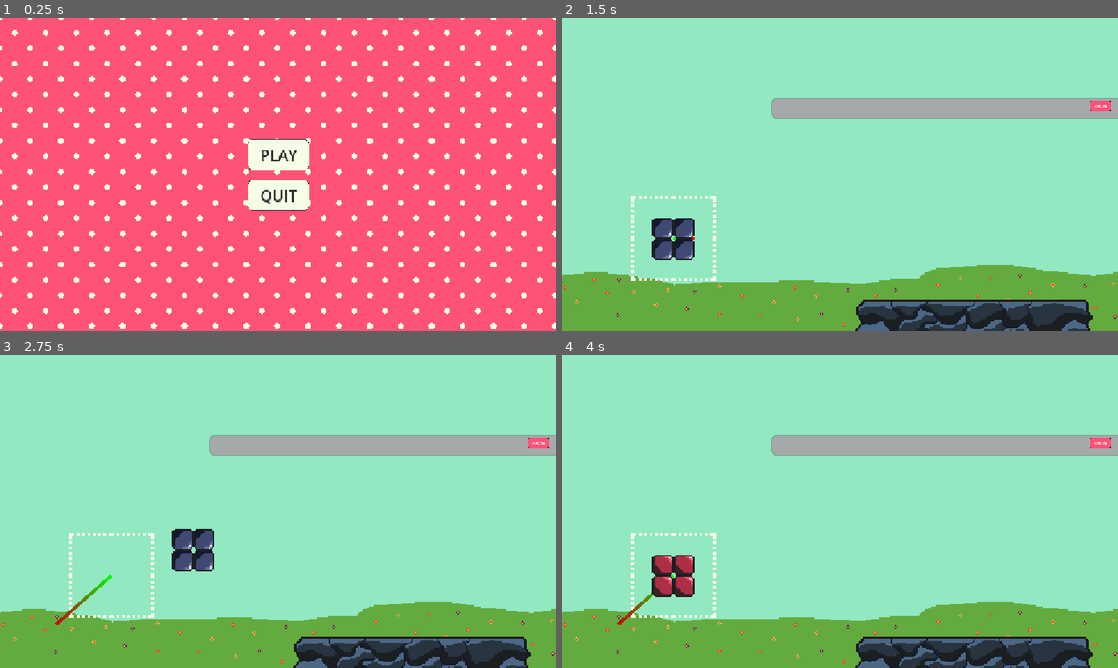
Above: before the commit, frames 1-4 (two rows, left to right).
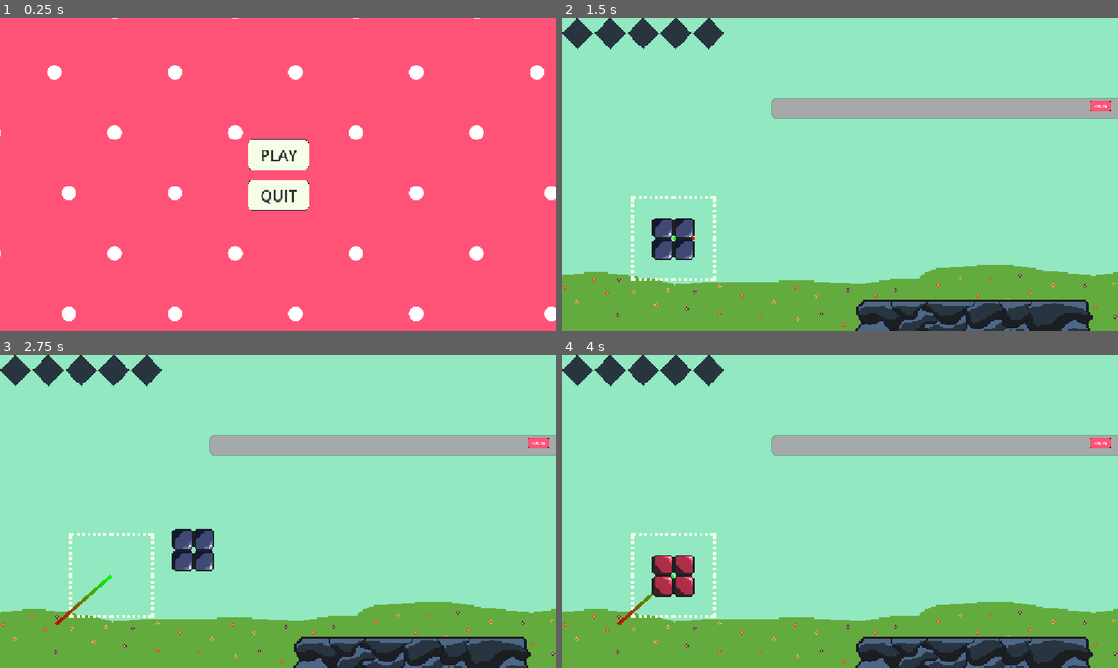
Above: after the commit, the same moments.

Repository: tylergreg95/godot-wild-jam-99
Game: Godot game, scene res://StartMenu/start_menu.tscn
Same seed, same stepped clock (60 frames per second), same inputs: the game is played once before the commit and once after it.
Inputs (mouse positions are in pixels of both pictures, inside the frame that each line leads up to):
- Up to frame 1 (0.25 s): no input
- Up to frame 2 (1.5 s): click "PLAY" at 0.5 s; tap Enter at 1.25 s; move the mouse to (673, 240) at 1.27 s; press the mouse at (673, 240) at 1.28 s; hold D (rotate_right) from 1.28 s (still down)
- Up to frame 3 (2.75 s): tap Space at 2 s; move the mouse to (166, 527) at 2.02 s; release D (rotate_right) at 2.03 s; release the mouse at (166, 527) at 2.03 s; hold A (rotate_left) from 2.03 s (still down); click (166, 527) at 2.1 s
- Up to frame 4 (4 s): move the mouse to (895, 442) at 2.77 s; release A (rotate_left) at 2.78 s; press the mouse at (895, 442) at 2.78 s; hold D (rotate_right) from 2.78 s (still down); move the mouse to (812, 574) at 3.52 s; release the mouse at (812, 574) at 3.53 s; click (812, 574) at 3.6 s

The runs differ from the first frame. In frame 1, 7.4% of the frame differs, in the area x 0-100%, y 0-100%; in frame 2, 1.4%; in frame 3, 1.4%; in frame 4, 1.4%.

Commit message:
scrolling background for start menu

Diff:
--- /dev/null
+++ b/Art/dotted_ui.svg
@@ -0,0 +1,127 @@
+<?xml version="1.0" encoding="UTF-8" standalone="no"?>
+<!DOCTYPE svg PUBLIC "-//W3C//DTD SVG 1.1//EN" "http://www.w3.org/Graphics/SVG/1.1/DTD/svg11.dtd">
+<svg width="100%" height="100%" viewBox="0 0 1000 1000" version="1.1" xmlns="http://www.w3.org/2000/svg" xmlns:xlink="http://www.w3.org/1999/xlink" xml:space="preserve" xmlns:serif="http://www.serif.com/" style="fill-rule:evenodd;clip-rule:evenodd;stroke-linejoin:round;stroke-miterlimit:2;">
+    <g transform="matrix(0.110758,0,0,0.110236,478.175,480.047)">
+        <ellipse cx="197.047" cy="181.001" rx="135.43" ry="136.072" style="fill:white;"/>
+    </g>
+    <g transform="matrix(0.110758,0,0,0.110236,478.175,230.047)">
+        <ellipse cx="197.047" cy="181.001" rx="135.43" ry="136.072" style="fill:white;"/>
+    </g>
+    <g transform="matrix(0.110758,0,0,0.110236,478.175,760.047)">
+        <ellipse cx="197.047" cy="181.001" rx="135.43" ry="136.072" style="fill:white;"/>
+    </g>
+    <g transform="matrix(0.110758,0,0,0.110236,853.175,855.047)">
+        <ellipse cx="197.047" cy="181.001" rx="135.43" ry="136.072" style="fill:white;"/>
+    </g>
+    <g transform="matrix(0.110758,0,0,0.110236,853.175,105.047)">
+        <ellipse cx="197.047" cy="181.001" rx="135.43" ry="136.072" style="fill:white;"/>
+    </g>
+    <g transform="matrix(0.110758,0,0,0.110236,853.175,355.047)">
+        <ellipse cx="197.047" cy="181.001" rx="135.43" ry="136.072" style="fill:white;"/>
+    </g>
+    <g transform="matrix(0.110758,0,0,0.110236,133.175,355.047)">
+        <ellipse cx="197.047" cy="181.001" rx="135.43" ry="136.072" style="fill:white;"/>
+    </g>
+    <g transform="matrix(0.110758,0,0,0.110236,853.175,605.047)">
+        <ellipse cx="197.047" cy="181.001" rx="135.43" ry="136.072" style="fill:white;"/>
+    </g>
+    <g transform="matrix(0.110758,0,0,0.110236,133.175,605.047)">
+        <ellipse cx="197.047" cy="181.001" rx="135.43" ry="136.072" style="fill:white;"/>
+    </g>
+    <g transform="matrix(0.110758,0,0,0.110236,103.175,105.047)">
+        <ellipse cx="197.047" cy="181.001" rx="135.43" ry="136.072" style="fill:white;"/>
+    </g>
+    <g transform="matrix(0.110758,0,0,0.110236,353.175,105.047)">
+        <ellipse cx="197.047" cy="181.001" rx="135.43" ry="136.072" style="fill:white;"/>
+    </g>
+    <g transform="matrix(0.110758,0,0,0.110236,353.175,885.047)">
+        <ellipse cx="197.047" cy="181.001" rx="135.43" ry="136.072" style="fill:white;"/>
+    </g>
+    <g transform="matrix(0.110758,0,0,0.110236,103.175,855.047)">
+        <ellipse cx="197.047" cy="181.001" rx="135.43" ry="136.072" style="fill:white;"/>
+    </g>
+    <g transform="matrix(0.110758,0,0,0.110236,603.175,355.047)">
+        <ellipse cx="197.047" cy="181.001" rx="135.43" ry="136.072" style="fill:white;"/>
+    </g>
+    <g transform="matrix(0.110758,0,0,0.110236,603.175,105.047)">
+        <ellipse cx="197.047" cy="181.001" rx="135.43" ry="136.072" style="fill:white;"/>
+    </g>
+    <g transform="matrix(0.110758,0,0,0.110236,603.175,885.047)">
+        <ellipse cx="197.047" cy="181.001" rx="135.43" ry="136.072" style="fill:white;"/>
+    </g>
+    <g transform="matrix(0.110758,0,0,0.110236,353.175,355.047)">
+        <ellipse cx="197.047" cy="181.001" rx="135.43" ry="136.072" style="fill:white;"/>
+    </g>
+    <g transform="matrix(0.110758,0,0,0.110236,353.175,605.047)">
+        <ellipse cx="197.047" cy="181.001" rx="135.43" ry="136.072" style="fill:white;"/>
+    </g>
+    <g transform="matrix(0.110758,0,0,0.110236,603.175,605.047)">
+        <ellipse cx="197.047" cy="181.001" rx="135.43" ry="136.072" style="fill:white;"/>
+    </g>
+    <g transform="matrix(0.110758,0,0,0.110236,728.175,230.047)">
+        <ellipse cx="197.047" cy="181.001" rx="135.43" ry="136.072" style="fill:white;"/>
+    </g>
+    <g transform="matrix(0.110758,0,0,0.110236,728.175,480.047)">
+        <ellipse cx="197.047" cy="181.001" rx="135.43" ry="136.072" style="fill:white;"/>
+    </g>
+    <g transform="matrix(0.110758,0,0,0.110236,728.175,-19.9528)">
+        <ellipse cx="197.047" cy="181.001" rx="135.43" ry="136.072" style="fill:white;"/>
+    </g>
+    <g transform="matrix(0.110758,0,0,0.110236,728.175,980.047)">
+        <ellipse cx="197.047" cy="181.001" rx="135.43" ry="136.072" style="fill:white;"/>
+    </g>
+    <g transform="matrix(0.110758,0,0,0.110236,728.175,730.047)">
+        <ellipse cx="197.047" cy="181.001" rx="135.43" ry="136.072" style="fill:white;"/>
+    </g>
+    <g transform="matrix(0.110758,0,0,0.110236,228.175,230.047)">
+        <ellipse cx="197.047" cy="181.001" rx="135.43" ry="136.072" style="fill:white;"/>
+    </g>
+    <g transform="matrix(0.110758,0,0,0.110236,228.175,480.047)">
+        <ellipse cx="197.047" cy="181.001" rx="135.43" ry="136.072" style="fill:white;"/>
+    </g>
+    <g transform="matrix(0.110758,0,0,0.110236,-21.8246,230.047)">
+        <ellipse cx="197.047" cy="181.001" rx="135.43" ry="136.072" style="fill:white;"/>
+    </g>
+    <g transform="matrix(0.110758,0,0,0.110236,978.175,230.047)">
+        <ellipse cx="197.047" cy="181.001" rx="135.43" ry="136.072" style="fill:white;"/>
+    </g>
+    <g transform="matrix(0.110758,0,0,0.110236,-21.8246,730.047)">
+        <ellipse cx="197.047" cy="181.001" rx="135.43" ry="136.072" style="fill:white;"/>
+    </g>
+    <g transform="matrix(0.110758,0,0,0.110236,978.175,730.047)">
+        <ellipse cx="197.047" cy="181.001" rx="135.43" ry="136.072" style="fill:white;"/>
+    </g>
+    <g transform="matrix(0.110758,0,0,0.110236,228.175,-19.9528)">
+        <ellipse cx="197.047" cy="181.001" rx="135.43" ry="136.072" style="fill:white;"/>
+    </g>
+    <g transform="matrix(0.110758,0,0,0.110236,228.175,980.047)">
+        <ellipse cx="197.047" cy="181.001" rx="135.43" ry="136.072" style="fill:white;"/>
+    </g>
+    <g transform="matrix(0.110758,0,0,0.110236,228.175,730.047)">
+        <ellipse cx="197.047" cy="181.001" rx="135.43" ry="136.072" style="fill:white;"/>
+    </g>
+    <g transform="matrix(0.110758,0,0,0.110236,-21.8246,480.047)">
+        <ellipse cx="197.047" cy="181.001" rx="135.43" ry="136.072" style="fill:white;"/>
+    </g>
+    <g transform="matrix(0.110758,0,0,0.110236,978.175,480.047)">
+        <ellipse cx="197.047" cy="181.001" rx="135.43" ry="136.072" style="fill:white;"/>
+    </g>
+    <g transform="matrix(0.110758,0,0,0.110236,478.175,-19.9528)">
+        <ellipse cx="197.047" cy="181.001" rx="135.43" ry="136.072" style="fill:white;"/>
+    </g>
+    <g transform="matrix(0.110758,0,0,0.110236,478.175,980.047)">
+        <ellipse cx="197.047" cy="181.001" rx="135.43" ry="136.072" style="fill:white;"/>
+    </g>
+    <g transform="matrix(0.110758,0,0,0.110236,-21.8246,-19.9528)">
+        <ellipse cx="197.047" cy="181.001" rx="135.43" ry="136.072" style="fill:white;"/>
+    </g>
+    <g transform="matrix(0.110758,0,0,0.110236,-21.8246,980.047)">
+        <ellipse cx="197.047" cy="181.001" rx="135.43" ry="136.072" style="fill:white;"/>
+    </g>
+    <g transform="matrix(0.110758,0,0,0.110236,978.175,-19.9528)">
+        <ellipse cx="197.047" cy="181.001" rx="135.43" ry="136.072" style="fill:white;"/>
+    </g>
+    <g transform="matrix(0.110758,0,0,0.110236,978.175,980.047)">
+        <ellipse cx="197.047" cy="181.001" rx="135.43" ry="136.072" style="fill:white;"/>
+    </g>
+</svg>
--- a/Level/level.tscn
+++ b/Level/level.tscn
@@ -6,6 +6,7 @@
 [ext_resource type="PackedScene" uid="uid://djyks8aglmfmk" path="res://TowerPieces/piece_spawner.tscn" id="2_uawph"]
 [ext_resource type="Script" uid="uid://kmqfh5dc0uk6" path="res://Level/death_area.gd" id="3_uawph"]
 [ext_resource type="PackedScene" uid="uid://cvxjyovty6tlw" path="res://Level/tower_manager.tscn" id="4_52x1o"]
+[ext_resource type="PackedScene" uid="uid://rpdhc7mc5ieg" path="res://UI/game_ui.tscn" id="7_d6qko"]
 
 [sub_resource type="RectangleShape2D" id="RectangleShape2D_pakj4"]
 size = Vector2(688, 274.8938)
@@ -15,6 +16,11 @@
 
 [node name="Level" type="Node2D" unique_id=1509851918]
 script = ExtResource("1_iincs")
+
+[node name="CanvasLayer" type="CanvasLayer" parent="." unique_id=389915867]
+
+[node name="GameUI" parent="CanvasLayer" unique_id=1906126782 instance=ExtResource("7_d6qko")]
+mouse_filter = 2
 
 [node name="Sprite2D" type="Sprite2D" parent="." unique_id=1706847154]
 position = Vector2(0, -3703.915)
--- a/StartMenu/start_menu.gd
+++ b/StartMenu/start_menu.gd
@@ -1,5 +1,4 @@
 extends Control
-
 var level_scene: PackedScene = preload("uid://bh413x7bib4wk")
 
 func _on_play_button_pressed() -> void:
--- a/StartMenu/start_menu.tscn
+++ b/StartMenu/start_menu.tscn
@@ -2,7 +2,7 @@
 
 [ext_resource type="Script" uid="uid://ckuue600etppg" path="res://StartMenu/start_menu.gd" id="1_ke5n6"]
 [ext_resource type="Shader" uid="uid://wnvpwtbpuqob" path="res://StartMenu/scroll.gdshader" id="1_y6j7s"]
-[ext_resource type="Texture2D" uid="uid://7srhvo8xx0p7" path="res://Art/godotwild99_startmenu_bg_texture.png" id="2_y6j7s"]
+[ext_resource type="Texture2D" uid="uid://dc2e3o0sqk2qn" path="res://Art/dotted_ui.svg" id="3_iueyo"]
 [ext_resource type="Texture2D" uid="uid://cjqv1pndyfk2" path="res://Art/godotwild99_button.png" id="3_k7psi"]
 [ext_resource type="Texture2D" uid="uid://bvh1yi3yuuv42" path="res://Art/godotwild99_button_hover.png" id="5_a7o16"]
 [ext_resource type="Texture2D" uid="uid://danlfvy31aq4a" path="res://Art/godotwild99_button_pressed.png" id="5_iueyo"]
@@ -42,7 +42,8 @@
 anchor_bottom = 1.0
 grow_horizontal = 2
 grow_vertical = 2
-texture = ExtResource("2_y6j7s")
+texture = ExtResource("3_iueyo")
+expand_mode = 1
 stretch_mode = 1
 
 [node name="VBoxContainer" type="VBoxContainer" parent="." unique_id=1260327117]
--- /dev/null
+++ b/UI/game_ui.tscn
@@ -0,0 +1,41 @@
+[gd_scene format=3 uid="uid://rpdhc7mc5ieg"]
+
+[ext_resource type="Texture2D" uid="uid://7lbbbr35nbc0" path="res://Art/godotwild99_heart_empty.png" id="1_mp46i"]
+
+[node name="GameUI" type="Control" unique_id=1906126782]
+layout_mode = 3
+anchors_preset = 15
+anchor_right = 1.0
+anchor_bottom = 1.0
+grow_horizontal = 2
+grow_vertical = 2
+
+[node name="HBoxContainer" type="HBoxContainer" parent="." unique_id=1085964390]
+layout_mode = 1
+offset_right = 96.0
+offset_bottom = 40.0
+
+[node name="Heart_1" type="TextureRect" parent="HBoxContainer" unique_id=1090200688]
+layout_mode = 2
+texture = ExtResource("1_mp46i")
+stretch_mode = 4
+
+[node name="Heart_2" type="TextureRect" parent="HBoxContainer" unique_id=1826141867]
+layout_mode = 2
+texture = ExtResource("1_mp46i")
+stretch_mode = 4
+
+[node name="Heart_3" type="TextureRect" parent="HBoxContainer" unique_id=1846300704]
+layout_mode = 2
+texture = ExtResource("1_mp46i")
+stretch_mode = 4
+
+[node name="Heart_4" type="TextureRect" parent="HBoxContainer" unique_id=919217505]
+layout_mode = 2
+texture = ExtResource("1_mp46i")
+stretch_mode = 4
+
+[node name="Heart_5" type="TextureRect" parent="HBoxContainer" unique_id=996000107]
+layout_mode = 2
+texture = ExtResource("1_mp46i")
+stretch_mode = 4
Not shown, added: Art/dotted_ui.svg.import
Binary file added: Art/godotwild99_heart_empty.png
Not shown, added: Art/godotwild99_heart_empty.png.import
Binary file added: Art/godotwild99_heart_filled.png
Not shown, added: Art/godotwild99_heart_filled.png.import
